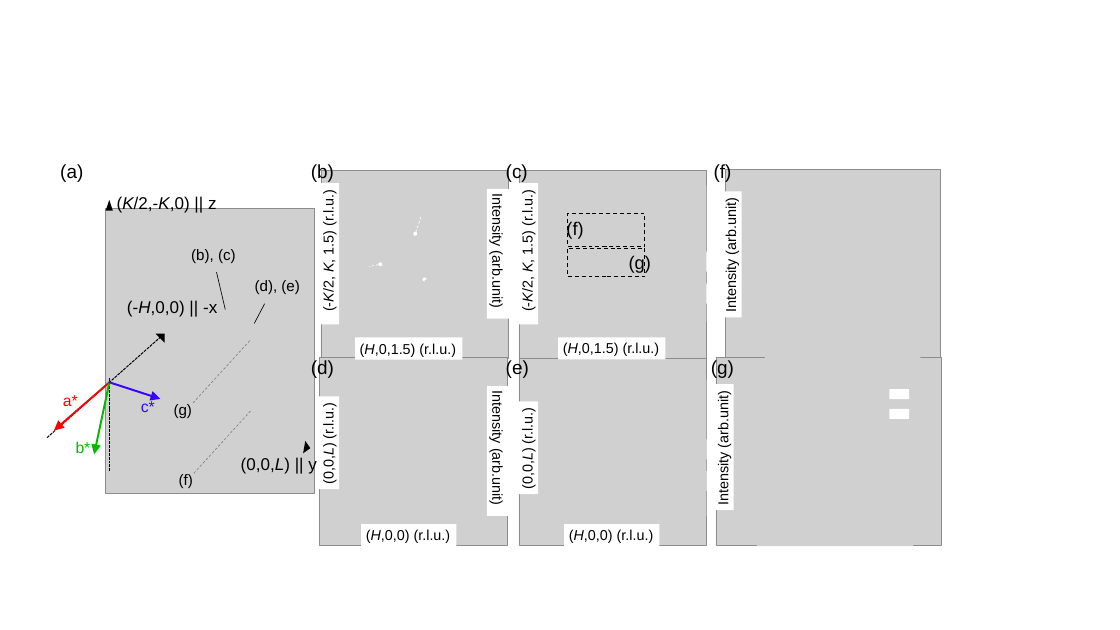
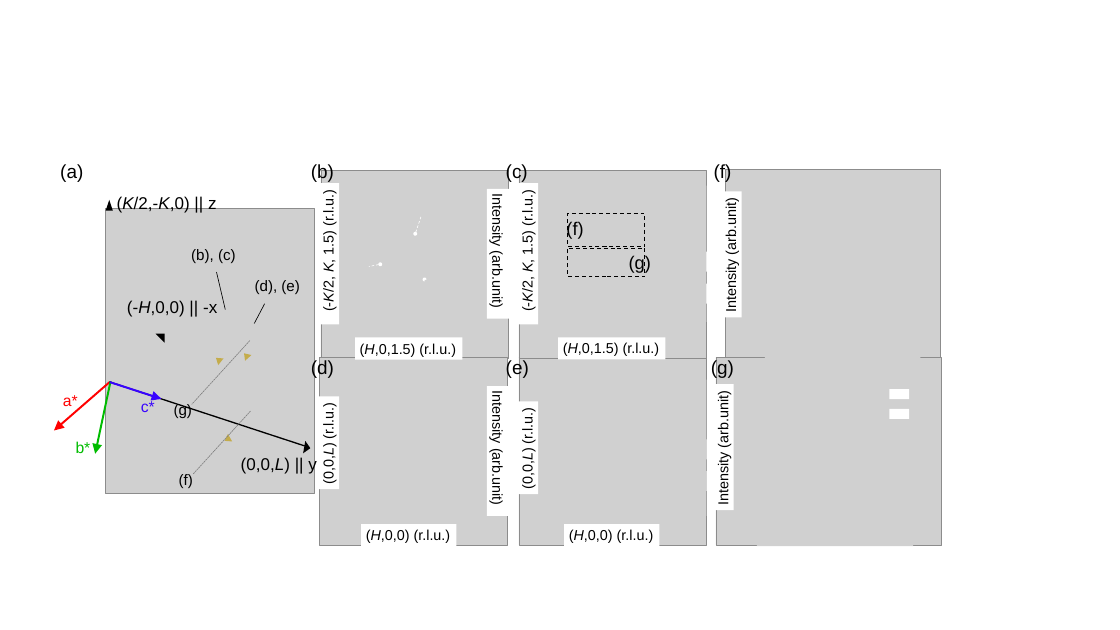
Before and after one commit to 3He-NSF/3HeNSF_2DPSD_paper, a slide deck: slide 59 of figure/figurelist [自動保存済み] [自動保存済み] [自動保存済み].pptx. Drawn at 1120x630 pixels with LibreOffice and Linux fonts; fonts in the diff are those of the drawing; grey boxes stand for pictures. Boxes give left, top, right and bottom in pixels: in the first picture for what was removed or moved away, otherwise in the second. Text is boxed around its words. In the diff, an @@ line names an element or a change of style, - is before the commit and + after.

```diff
--- a/figure/figurelist [自動保存済み] [自動保存済み] [自動保存済み].pptx
+++ b/figure/figurelist [自動保存済み] [自動保存済み] [自動保存済み].pptx
@@ picture: place and size @@
-picture at [242,337,261,363]
+picture at [246,326,265,351]
@@ line removed from (47, 437) to (160, 337) @@
@@ line removed from (110, 378) to (110, 472) @@
@@ group added at [110,350,305,446]: 3 triangles, 1 line @@
@@ picture removed at [201,412,221,437] @@
```
Also in this commit, not shown: 2 other slides changed, 5 slides added, 1 slide removed, 17 other files.
